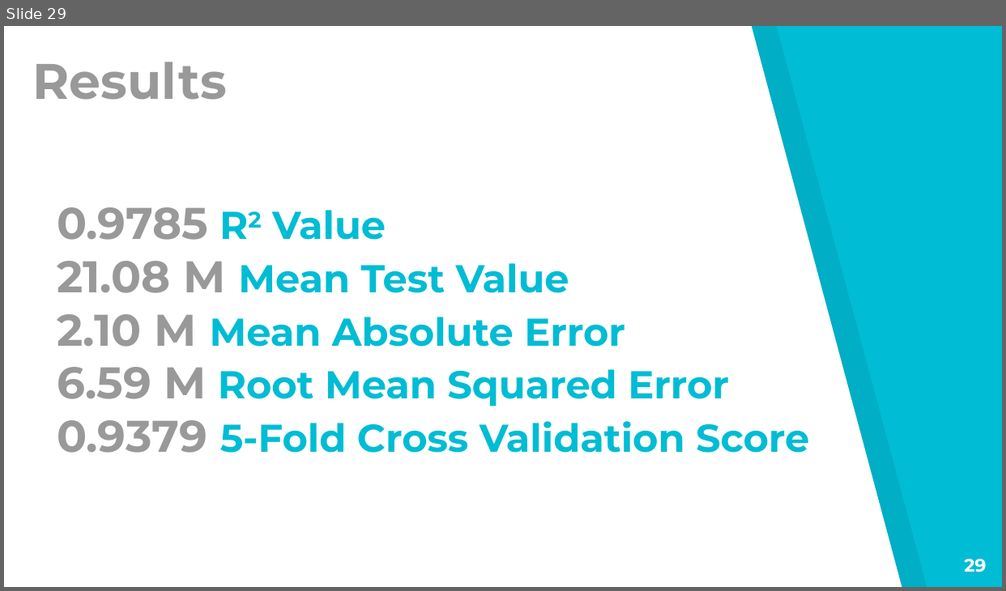
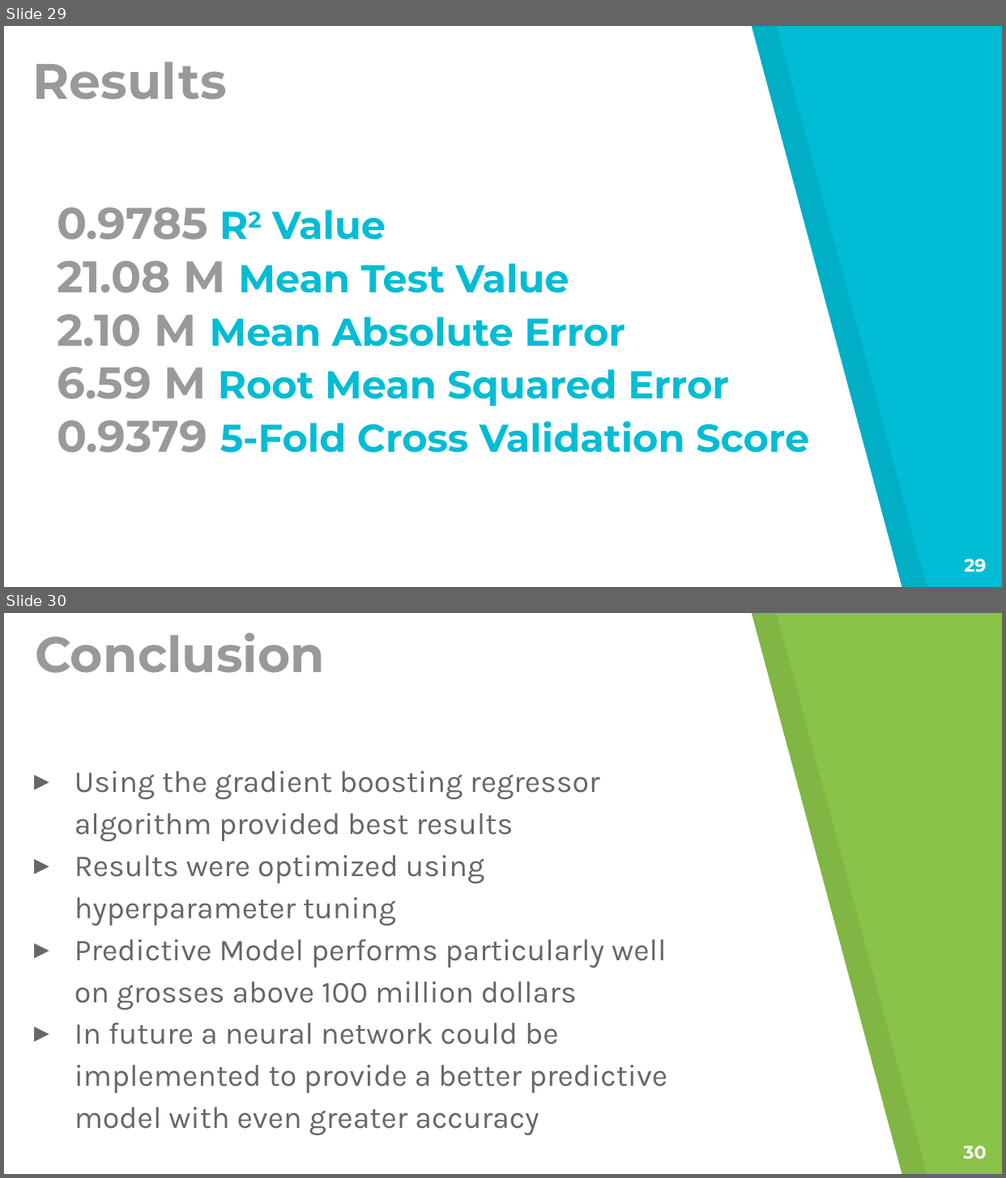
Before and after one commit to sayantan1995/Springboard, a slide deck: Capstone1/Predicting Box Office Gross Slide Deck.pptx. Shown one above the other, each under a label of ours: slide 29 before the commit, slides 29 and 30 after it. The pictures are 1006x591 and 1006x1178 pixels, drawn with LibreOffice and Linux fonts; fonts in the diff are those of the drawing. Boxes give left, top, right and bottom in pixels: in the first picture for what was removed or moved away, otherwise in the second. Text is boxed around its words. In the diff, an @@ line names an element or a change of style, - is before the commit and + after.

```diff
--- a/Capstone1/Predicting Box Office Gross Slide Deck.pptx
+++ b/Capstone1/Predicting Box Office Gross Slide Deck.pptx
@@ slide 30 added at (4, 613, 1002, 1174), background #8BC34A; not listed: 2 template elements that a slide beside it also shows @@
@@ text added at (35, 632, 325, 673), 36 pt, text #999999, bold @@
+Conclusion
@@ text added at (74, 771, 667, 1135), 22 pt, text #666666 @@
+▸ Using the gradient boosting regressor algorithm provided best results
+▸ Results were optimized using hyperparameter tuning
+▸ Predictive Model performs particularly well on grosses above 100 million dollars
+▸ In future a neural network could be implemented to provide a better predictive model with even greater accuracy
@@ page number added at (963, 1146, 986, 1160), 13 pt, text #FFFFFF, bold @@
+30
```
Also in this commit, not shown: 1 slide changed, 1 other file.
